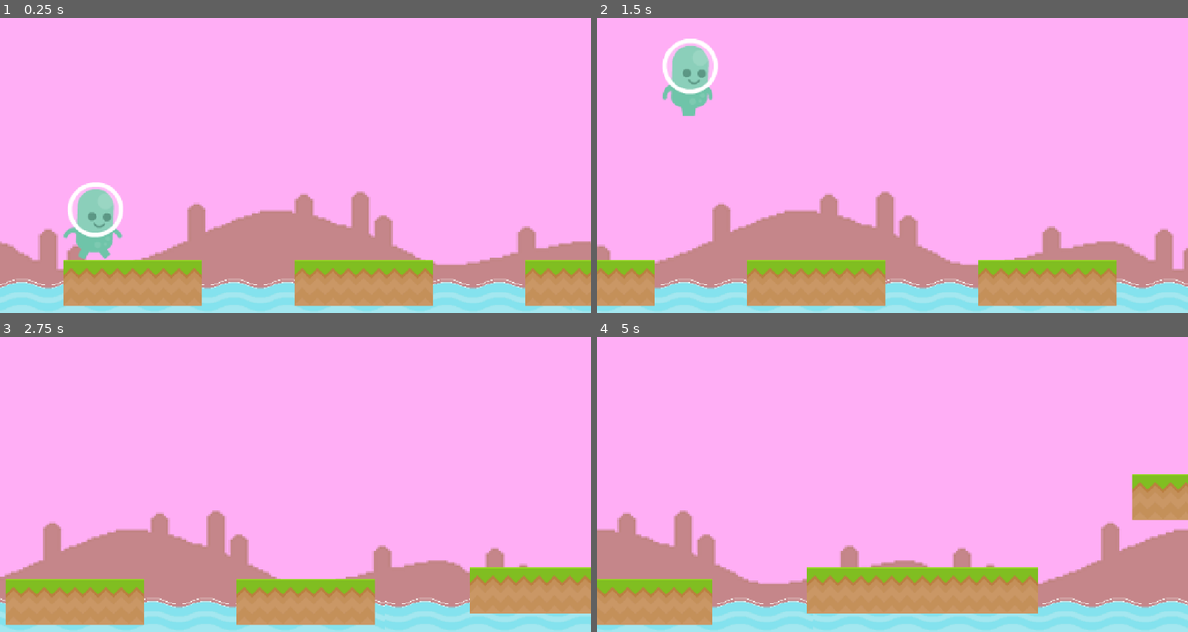
Above: before the commit, frames 1-4 (two rows, left to right).
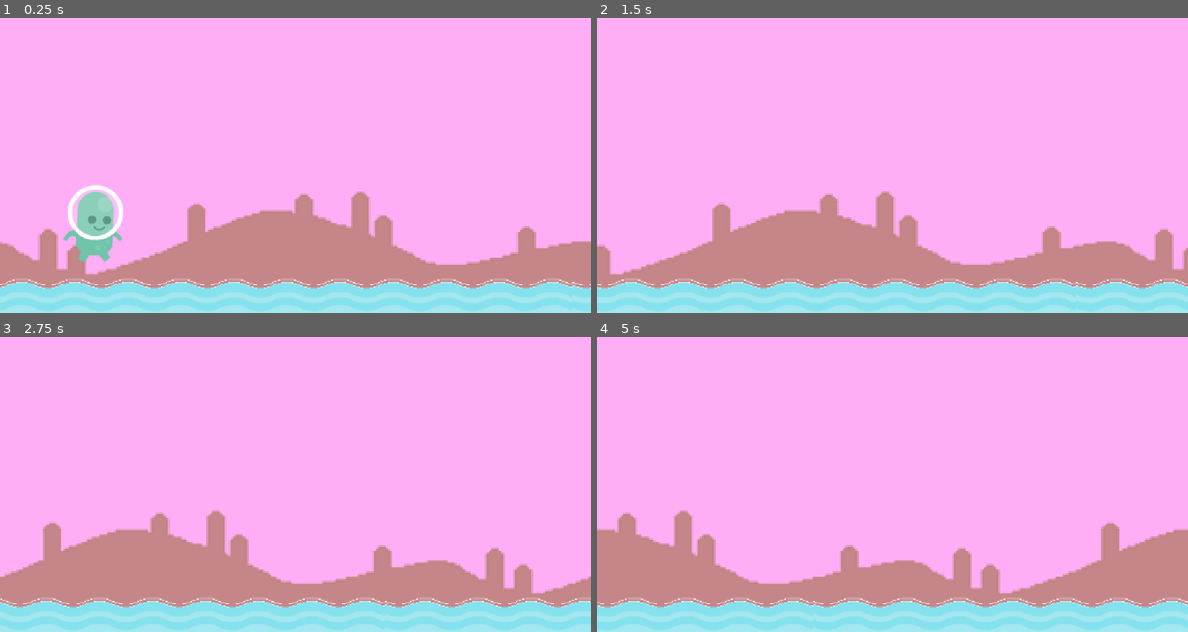
Above: after the commit, the same moments.

Repository: coruja182/zenva-godot-2024-tier-3
Game: Godot game, scene res://Scenes/world.tscn
The game is run twice, just before and just after one commit, with the same random seed, the same clock (stepped at 60 frames per second) and the same inputs.
Inputs:
- Up to frame 1 (0.25 s): no input
- Up to frame 2 (1.5 s): tap Enter (ui_accept) at 0.5, 0.77 s
- Up to frame 3 (2.75 s): tap Enter (ui_accept) at 1.52 s
- Up to frame 4 (5 s): tap Enter (ui_accept) at 3.02, 3.77, 4.52 s

The runs differ from the first frame. In frame 1, 9.9% of the frame differs, in the area x 10-100%, y 55-98%; in frame 2, 11%; in frame 3, 11%; in frame 4, 11%, in the area x 0-100%, y 46-98%.
Error after the commit: Parse Error: Preload file "res://Scenes/coin.tscn" does not exist. (res://Scripts/platform.gd:9)

Commit message:
feat(infinite scroller): coin

Diff:
--- a/infinite-scroller-project/Scripts/platform.gd
+++ b/infinite-scroller-project/Scripts/platform.gd
@@ -6,6 +6,8 @@
 var platform_size: int = 2
 var _TILE_WIDTH: int = 40
 
+@onready var coin: PackedScene = preload("res://Scenes/coin.tscn")
+
 
 func _physics_process(delta: float) -> void:
 	if visible:
@@ -13,7 +15,7 @@
 
 
 ## Draw platforms based on the platform_size variable
-func set_plaforms():
+func set_platforms():
 	# Clear existing tiles
 	clear()
 	# Set new tiles based on platform_size
@@ -23,9 +25,18 @@
 		var l_atlas_coords = Vector2i.ZERO
 		set_cell(l_coords, l_source_id, l_atlas_coords)
 
+	add_coins()
+
 
 func get_visible_rect() -> Rect2:
 	var rect = Rect2()
 	rect.position = global_position
 	rect.size = Vector2(platform_size * _TILE_WIDTH, _TILE_WIDTH)
 	return rect
+
+
+func add_coins() -> void:
+	for tile_index in range(platform_size):
+		var coin_temp = coin.instantiate()
+		add_child(coin_temp)
+		coin_temp.position = Vector2(tile_index * _TILE_WIDTH + _TILE_WIDTH / 2.0, -_TILE_WIDTH)
--- a/infinite-scroller-project/Scripts/platform_spawner.gd
+++ b/infinite-scroller-project/Scripts/platform_spawner.gd
@@ -11,6 +11,8 @@
 var _last_platform_added: Platform
 var _PLATFORM_INITIAL_LENGTH: int = 3
 var _TILE_WIDTH: int = 40
+var _MIN_SPAWN_Y: int = 100
+var _MAX_SPAWN_Y: int = 220
 var DEFAULT_SPACING: int = _TILE_WIDTH * 2
 
 
@@ -35,8 +37,8 @@
 	for i_platform_index in range(pool_size):
 		var platform_temp: Platform = create_platform()
 		platform_temp.platform_size = _PLATFORM_INITIAL_LENGTH
-		platform_temp.set_plaforms()
-		platform_temp.position = Vector2( player.global_position.x + i_platform_index * (_TILE_WIDTH * _PLATFORM_INITIAL_LENGTH) + DEFAULT_SPACING * i_platform_index, 210)
+		platform_temp.set_platforms()
+		platform_temp.position = Vector2( player.global_position.x + i_platform_index * (_TILE_WIDTH * _PLATFORM_INITIAL_LENGTH) + DEFAULT_SPACING * i_platform_index, _MAX_SPAWN_Y)
 		platform_pool.append(platform_temp)
 		_last_platform_added = platform_temp
 		platform_temp.show()
@@ -75,9 +77,9 @@
 
 	# configure the platform
 	platform_found.platform_size = randi_range(2,5)
-	platform_found.set_plaforms()
+	platform_found.set_platforms()
 	var position_x = get_viewport().get_visible_rect().end.x
-	var position_y = randi_range(100, 220)
+	var position_y = randi_range(_MIN_SPAWN_Y, _MAX_SPAWN_Y)
 	platform_found.position = Vector2(position_x, position_y)
 	platform_found.show()
 	return platform_found
